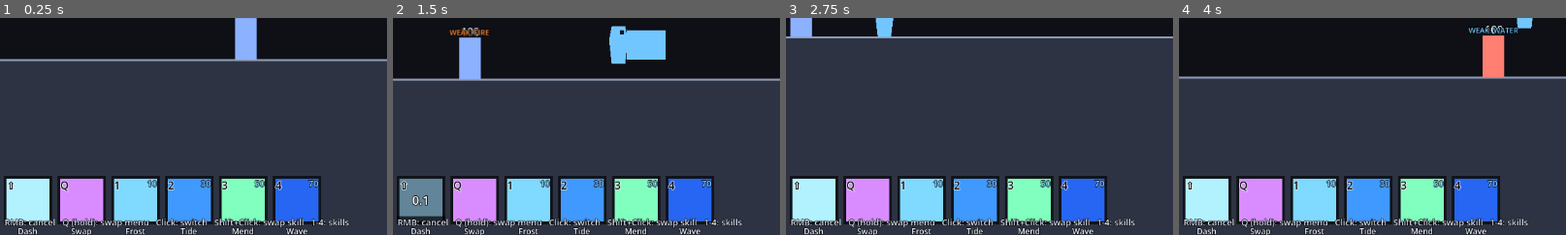
Above: before the commit, frames 1-4 (left to right).
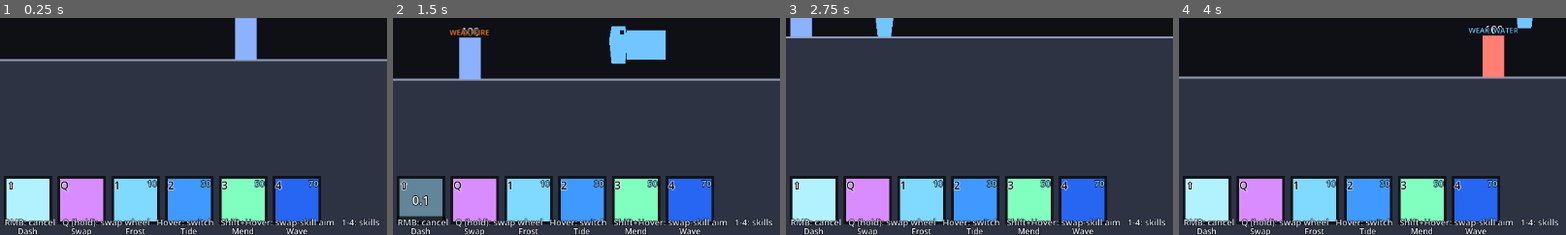
Above: after the commit, the same moments.

Repository: popcaf/achildspiritmechanicedemo
Game: Godot game, scene res://scenes/test_map.tscn
Two runs of this game, one before a commit and one after it. Both use one fixed random seed, a clock stepped at 60 frames per second and the inputs below.
Inputs (mouse positions are % of the whole screen's width and height, from its top left):
- Up to frame 1 (0.25 s): no input
- Up to frame 2 (1.5 s): tap Enter at 0.5 s; move the mouse to (72, 45) at 0.52 s; hold D (move_right) from 0.53 s (still down); click (72, 45) at 0.6 s; tap Space (jump) at 0.77, 1.07 s; tap Shift (dash) at 0.8, 1.35 s; move the mouse to (30, 55) at 1.27 s; click (30, 55) at 1.42 s
- Up to frame 3 (2.75 s): tap Space (jump) at 1.52, 1.55, 1.82, 2.1 s; move the mouse to (60, 28) at 2.02 s; release D (move_right) at 2.03 s; hold A (move_left) from 2.03 s (still down); click (60, 28) at 2.3 s
- Up to frame 4 (4 s): move the mouse to (45, 70) at 2.77 s; release A (move_left) at 2.78 s; hold D (move_right) from 2.78 s (still down); click (45, 70) at 2.85 s; tap Space (jump) at 3.02, 3.32, 3.77, 3.8 s; tap Shift (dash) at 3.05, 3.6 s; move the mouse to (80, 65) at 3.52 s; click (80, 65) at 3.67 s
The pictures show only the part of the screen within x 29-79%, y 50-100%; the shares and areas given below are measured in that part.

The runs differ from the first frame. In frame 1, 1.4% of the frame differs, in the area x 32-98%, y 91-97%; in frame 2, 1.4%; in frame 3, 1.4%; in frame 4, 1.4%.

Commit message:
Version 0.0.3d

Diff:
--- a/scenes/hud.tscn
+++ b/scenes/hud.tscn
@@ -155,7 +155,7 @@
 offset_top = -28.0
 offset_right = 880.0
 offset_bottom = -8.0
-text = "AD: move   Space: jump   ⇧ dash   LMB: attack/cast   RMB: cancel   Q (hold): swap menu   Click: switch   Shift+Click: swap skill   1-4: skills"
+text = "AD: move   Space: jump   ⇧ dash   LMB: attack/cast   RMB: cancel   Q (hold): swap wheel   Hover: switch   Shift+Hover: swap-skill aim   1-4: skills"
 theme_override_colors/font_color = Color(0.85, 0.88, 0.95, 1)
 theme_override_colors/font_outline_color = Color(0, 0, 0, 1)
 theme_override_constants/outline_size = 3
--- a/scripts/player.gd
+++ b/scripts/player.gd
@@ -8,7 +8,6 @@
 const DASH_TIME := 0.18
 const DASH_COOLDOWN := 0.8
 const STANCE_SWAP_COOLDOWN := 2.5
-const STANCE_SWITCH_COOLDOWN := 0.4
 const MANA_PER_HIT := 10
 const STANCE_WATER := 0
 const STANCE_FIRE := 1
@@ -97,6 +96,7 @@
 var skill_cd: Array = []
 var active_stance: StancePlayer
 var pending_skill: int = -1
+var pending_swap_stance: int = -1
 var aiming_active: bool = false
 var stance_nodes: Array = []
 
@@ -128,6 +128,7 @@
 	if swap_aimer:
 		swap_aimer.configure(STANCES, current_stance)
 		swap_aimer.stance_selected.connect(_on_stance_selected)
+		swap_aimer.stance_aim_requested.connect(_on_stance_aim_requested)
 		swap_aimer.swap_cancelled.connect(_on_swap_cancelled)
 	health_changed.emit(health, max_health)
 	mana_changed.emit(mana, max_mana)
@@ -136,7 +137,7 @@
 
 func _process(_delta: float) -> void:
 	if aim_reticle:
-		if aiming_active:
+		if aiming_active or pending_swap_stance != -1:
 			aim_reticle.visible = true
 			aim_reticle.global_position = get_global_mouse_position()
 		else:
@@ -177,11 +178,16 @@
 	if Input.is_action_just_pressed("attack"):
 		if aiming_active:
 			_execute_pending_skill(get_global_mouse_position())
+		elif pending_swap_stance != -1:
+			var stance := pending_swap_stance
+			pending_swap_stance = -1
+			_execute_swap_skill_at(get_global_mouse_position(), stance)
 		elif attack_cd <= 0.0 and dash_time_left <= 0.0 and swap_time_left <= 0.0:
 			_basic_attack()
 
-	if aiming_active and (Input.is_action_just_pressed("ui_cancel") or Input.is_action_just_pressed("cancel_skill")):
+	if (aiming_active or pending_swap_stance != -1) and (Input.is_action_just_pressed("ui_cancel") or Input.is_action_just_pressed("cancel_skill")):
 		_cancel_skill()
+		pending_swap_stance = -1
 
 	if Input.is_action_just_pressed("dash") and dash_cd <= 0.0 and dash_time_left <= 0.0 and swap_time_left <= 0.0:
 		_do_dash()
@@ -249,7 +255,7 @@
 
 
 func _trigger_skill(slot: int) -> void:
-	if pending_skill != -1 or aiming_active or swap_aiming:
+	if pending_skill != -1 or aiming_active or swap_aiming or pending_swap_stance != -1:
 		return
 	if skill_cd[current_stance][slot] > 0.0:
 		return
@@ -466,6 +472,7 @@
 func _open_swap_hud() -> void:
 	if swap_aiming:
 		return
+	pending_swap_stance = -1
 	swap_aiming = true
 	if swap_aimer:
 		swap_aimer.configure(STANCES, current_stance)
@@ -482,14 +489,20 @@
 	get_tree().paused = false
 
 
-func _on_stance_selected(stance_idx: int, use_skill: bool) -> void:
+func _on_stance_selected(stance_idx: int, _use_skill: bool) -> void:
+	# Hover-to-switch: stay in the wheel so the player can keep browsing stances.
+	if stance_idx == current_stance:
+		return
+	_switch_stance(stance_idx)
+	if swap_aimer:
+		swap_aimer.set_current_stance(current_stance)
+
+
+func _on_stance_aim_requested(stance_idx: int) -> void:
+	if stance_idx == current_stance:
+		return
 	_close_swap_hud()
-	if stance_idx == current_stance and not use_skill:
-		return
-	if use_skill:
-		_execute_swap_skill(stance_idx)
-	else:
-		_switch_stance(stance_idx)
+	pending_swap_stance = stance_idx
 
 
 func _on_swap_cancelled() -> void:
@@ -499,15 +512,24 @@
 func _switch_stance(stance_idx: int) -> void:
 	if stance_idx == current_stance:
 		return
-	stance_swap_cd = STANCE_SWITCH_COOLDOWN
 	current_stance = stance_idx
 	_refresh_active_stance()
 	stance_changed.emit(current_stance)
 
 
-func _execute_swap_skill(target_stance: int) -> void:
+func _execute_swap_skill_at(target_pos: Vector2, target_stance: int) -> void:
+	var dir: Vector2 = target_pos - global_position
+	var dist: float = dir.length()
+	if dist > SWAP_TRAVEL_DISTANCE:
+		dist = SWAP_TRAVEL_DISTANCE
 	var travel_dir: Vector2 = Vector2(float(facing), 0.0)
-	var dist: float = SWAP_TRAVEL_DISTANCE
+	if dir.length_squared() > 1.0:
+		travel_dir = dir.normalized()
+
+	if travel_dir.x > 0.1:
+		_set_facing(1)
+	elif travel_dir.x < -0.1:
+		_set_facing(-1)
 
 	swap_velocity = travel_dir * (dist / SWAP_TRAVEL_TIME)
 	swap_time_left = SWAP_TRAVEL_TIME
@@ -675,6 +697,7 @@
 		velocity = Vector2.ZERO
 		global_position = spawn_position
 		pending_skill = -1
+		pending_swap_stance = -1
 		aiming_active = false
 		swap_aiming = false
 		swap_velocity = Vector2.ZERO
--- a/scripts/swap_aimer.gd
+++ b/scripts/swap_aimer.gd
@@ -1,22 +1,25 @@
 extends CanvasLayer
 
 signal stance_selected(stance_idx: int, use_skill: bool)
+signal stance_aim_requested(stance_idx: int)
 signal swap_cancelled
 
-const ICON_RADIUS := 38.0
-const ICON_SPACING := 18.0
-const PANEL_PADDING := 24.0
-const PANEL_TOP_MARGIN := 90.0
+const ICON_RADIUS := 42.0
+const WHEEL_RADIUS := 170.0
+const RING_THICKNESS := 3
+const TITLE_OFFSET := -WHEEL_RADIUS - 70.0
+const HINT_OFFSET := WHEEL_RADIUS + 56.0
 
 var _stances: Array = []
 var _current_stance: int = 0
 var _active: bool = false
+var _hover_idx: int = -1
 
 var _root: Control
-var _panel: Panel
-var _row: HBoxContainer
+var _hub: Control
 var _title: Label
 var _hint: Label
+var _icons: Array = []
 
 
 func _ready() -> void:
@@ -32,115 +35,133 @@
 	_root.mouse_filter = Control.MOUSE_FILTER_IGNORE
 	add_child(_root)
 
-	_panel = Panel.new()
-	_panel.anchor_left = 0.5
-	_panel.anchor_right = 0.5
-	_panel.anchor_top = 0.0
-	_panel.offset_top = PANEL_TOP_MARGIN
-	_panel.offset_bottom = PANEL_TOP_MARGIN + ICON_RADIUS * 2.0 + 90.0
-	_panel.mouse_filter = Control.MOUSE_FILTER_STOP
-	var pstyle := StyleBoxFlat.new()
-	pstyle.bg_color = Color(0.06, 0.07, 0.1, 0.92)
-	pstyle.border_color = Color(0.4, 0.45, 0.55, 1.0)
-	pstyle.set_border_width_all(2)
-	pstyle.set_corner_radius_all(8)
-	pstyle.content_margin_left = PANEL_PADDING
-	pstyle.content_margin_right = PANEL_PADDING
-	pstyle.content_margin_top = 14.0
-	pstyle.content_margin_bottom = 14.0
-	_panel.add_theme_stylebox_override("panel", pstyle)
-	_root.add_child(_panel)
+	# Dim backdrop so the wheel pops while paused.
+	var backdrop := ColorRect.new()
+	backdrop.color = Color(0, 0, 0, 0.45)
+	backdrop.anchor_right = 1.0
+	backdrop.anchor_bottom = 1.0
+	backdrop.mouse_filter = Control.MOUSE_FILTER_IGNORE
+	_root.add_child(backdrop)
+
+	_hub = Control.new()
+	_hub.anchor_left = 0.5
+	_hub.anchor_right = 0.5
+	_hub.anchor_top = 0.5
+	_hub.anchor_bottom = 0.5
+	_hub.mouse_filter = Control.MOUSE_FILTER_IGNORE
+	_root.add_child(_hub)
+
+	var ring := Panel.new()
+	var ring_style := StyleBoxFlat.new()
+	ring_style.bg_color = Color(0, 0, 0, 0)
+	ring_style.border_color = Color(1, 1, 1, 0.18)
+	ring_style.set_border_width_all(2)
+	ring_style.set_corner_radius_all(int(WHEEL_RADIUS) + 6)
+	ring.add_theme_stylebox_override("panel", ring_style)
+	ring.anchor_left = 0.5
+	ring.anchor_right = 0.5
+	ring.anchor_top = 0.5
+	ring.anchor_bottom = 0.5
+	ring.offset_left = -WHEEL_RADIUS - 6.0
+	ring.offset_right = WHEEL_RADIUS + 6.0
+	ring.offset_top = -WHEEL_RADIUS - 6.0
+	ring.offset_bottom = WHEEL_RADIUS + 6.0
+	ring.mouse_filter = Control.MOUSE_FILTER_IGNORE
+	_hub.add_child(ring)
 
 	_title = Label.new()
 	_title.text = "SWAP STANCE"
 	_title.horizontal_alignment = HORIZONTAL_ALIGNMENT_CENTER
-	_title.anchor_left = 0.0
-	_title.anchor_right = 1.0
-	_title.offset_top = 8.0
-	_title.offset_bottom = 30.0
+	_title.anchor_left = 0.5
+	_title.anchor_right = 0.5
+	_title.offset_left = -160.0
+	_title.offset_right = 160.0
+	_title.offset_top = TITLE_OFFSET
+	_title.offset_bottom = TITLE_OFFSET + 22.0
 	_title.add_theme_color_override("font_color", Color(0.95, 0.92, 0.7, 1))
 	_title.add_theme_color_override("font_outline_color", Color(0, 0, 0, 1))
-	_title.add_theme_constant_override("outline_size", 3)
-	_title.add_theme_font_size_override("font_size", 14)
+	_title.add_theme_constant_override("outline_size", 4)
+	_title.add_theme_font_size_override("font_size", 16)
 	_title.mouse_filter = Control.MOUSE_FILTER_IGNORE
-	_panel.add_child(_title)
-
-	_row = HBoxContainer.new()
-	_row.anchor_left = 0.0
-	_row.anchor_right = 1.0
-	_row.anchor_top = 0.0
-	_row.offset_top = 32.0
-	_row.offset_bottom = 32.0 + ICON_RADIUS * 2.0 + 26.0
-	_row.add_theme_constant_override("separation", int(ICON_SPACING))
-	_row.alignment = BoxContainer.ALIGNMENT_CENTER
-	_row.mouse_filter = Control.MOUSE_FILTER_PASS
-	_panel.add_child(_row)
+	_hub.add_child(_title)
 
 	_hint = Label.new()
-	_hint.text = "Click: switch    Shift+Click: swap skill    RMB / Esc: cancel"
+	_hint.text = "Hover: switch    Shift+Hover: swap-skill aim    RMB / Esc: cancel"
 	_hint.horizontal_alignment = HORIZONTAL_ALIGNMENT_CENTER
-	_hint.anchor_left = 0.0
-	_hint.anchor_right = 1.0
-	_hint.anchor_bottom = 1.0
-	_hint.offset_top = -24.0
-	_hint.offset_bottom = -6.0
+	_hint.anchor_left = 0.5
+	_hint.anchor_right = 0.5
+	_hint.offset_left = -260.0
+	_hint.offset_right = 260.0
+	_hint.offset_top = HINT_OFFSET
+	_hint.offset_bottom = HINT_OFFSET + 20.0
 	_hint.add_theme_color_override("font_color", Color(0.8, 0.85, 0.95, 1))
 	_hint.add_theme_color_override("font_outline_color", Color(0, 0, 0, 1))
 	_hint.add_theme_constant_override("outline_size", 3)
-	_hint.add_theme_font_size_override("font_size", 12)
+	_hint.add_theme_font_size_override("font_size", 13)
 	_hint.mouse_filter = Control.MOUSE_FILTER_IGNORE
-	_panel.add_child(_hint)
+	_hub.add_child(_hint)
 
 
 func configure(stances: Array, current_stance: int) -> void:
 	_stances = stances
 	_current_stance = current_stance
 	_rebuild_icons()
-	_resize_panel()
 
 
 func start_aiming() -> void:
 	visible = true
 	_active = true
-	_refresh_highlight()
+	_hover_idx = -1
+	_refresh_icon_states()
 
 
 func stop_aiming() -> void:
 	visible = false
 	_active = false
+	_hover_idx = -1
 
 
 func set_current_stance(stance_idx: int) -> void:
 	_current_stance = stance_idx
 	if _active:
-		_refresh_highlight()
-
-
-func _resize_panel() -> void:
-	var icon_w: float = ICON_RADIUS * 2.0 + 8.0
-	var n: int = maxi(1, _stances.size())
-	var width: float = float(n) * icon_w + float(n - 1) * ICON_SPACING + PANEL_PADDING * 2.0
-	width = maxf(width, 360.0)
-	_panel.offset_left = -width / 2.0
-	_panel.offset_right = width / 2.0
+		_refresh_icon_states()
 
 
 func _rebuild_icons() -> void:
-	for c in _row.get_children():
-		c.queue_free()
-	for i in range(_stances.size()):
+	for icon in _icons:
+		if is_instance_valid(icon):
+			icon.queue_free()
+	_icons.clear()
+
+	var n: int = _stances.size()
+	for i in range(n):
 		var data: Dictionary = _stances[i]
-		_row.add_child(_make_icon(i, data))
-
-
-func _make_icon(idx: int, data: Dictionary) -> Control:
+		var icon := _make_icon(i, data, n)
+		_icons.append(icon)
+		_hub.add_child(icon)
+	_refresh_icon_states()
+
+
+func _make_icon(idx: int, data: Dictionary, total: int) -> Button:
+	var angle: float = float(idx) * TAU / float(total) - TAU / 4.0
+	var ox: float = cos(angle) * WHEEL_RADIUS
+	var oy: float = sin(angle) * WHEEL_RADIUS
+
 	var btn := Button.new()
-	btn.custom_minimum_size = Vector2(ICON_RADIUS * 2.0 + 8.0, ICON_RADIUS * 2.0 + 26.0)
 	btn.flat = true
 	btn.focus_mode = Control.FOCUS_NONE
 	btn.mouse_default_cursor_shape = Control.CURSOR_POINTING_HAND
 	btn.set_meta("stance_idx", idx)
-	btn.pressed.connect(_on_icon_pressed.bind(idx))
+	btn.anchor_left = 0.5
+	btn.anchor_right = 0.5
+	btn.anchor_top = 0.5
+	btn.anchor_bottom = 0.5
+	btn.offset_left = ox - ICON_RADIUS - 4.0
+	btn.offset_right = ox + ICON_RADIUS + 4.0
+	btn.offset_top = oy - ICON_RADIUS - 4.0
+	btn.offset_bottom = oy + ICON_RADIUS + 26.0
+	btn.mouse_entered.connect(_on_icon_mouse_entered.bind(idx))
+	btn.mouse_exited.connect(_on_icon_mouse_exited.bind(idx))
 
 	var color: Color = data.get("color", Color.WHITE)
 
@@ -156,13 +177,14 @@
 	disc.offset_top = 4.0
 	disc.offset_bottom = ICON_RADIUS * 2.0 + 4.0
 	disc.mouse_filter = Control.MOUSE_FILTER_IGNORE
+	disc.name = "Disc"
 	btn.add_child(disc)
 
 	var ring := Panel.new()
 	var ring_style := StyleBoxFlat.new()
 	ring_style.bg_color = Color(0, 0, 0, 0)
-	ring_style.border_color = Color(1, 1, 1, 0.6)
-	ring_style.set_border_width_all(3)
+	ring_style.border_color = Color(1, 1, 1, 0.55)
+	ring_style.set_border_width_all(RING_THICKNESS)
 	ring_style.set_corner_radius_all(int(ICON_RADIUS) + 4)
 	ring.add_theme_stylebox_override("panel", ring_style)
 	ring.anchor_left = 0.5
@@ -189,33 +211,52 @@
 	label.add_theme_constant_override("outline_size", 3)
 	label.add_theme_font_size_override("font_size", 13)
 	label.mouse_filter = Control.MOUSE_FILTER_IGNORE
+	label.name = "Label"
 	btn.add_child(label)
 
 	return btn
 
 
-func _refresh_highlight() -> void:
-	for child in _row.get_children():
-		var idx: int = int(child.get_meta("stance_idx", -1))
-		var ring: Panel = child.get_node_or_null("Ring")
-		if ring == null:
+func _refresh_icon_states() -> void:
+	for icon in _icons:
+		if not is_instance_valid(icon):
 			continue
-		var style: StyleBoxFlat = ring.get_theme_stylebox("panel")
-		if style == null:
-			continue
-		if idx == _current_stance:
-			style.border_color = Color(1.0, 0.95, 0.45, 1.0)
-			child.modulate = Color(1.15, 1.15, 1.15, 1.0)
+		var idx: int = int(icon.get_meta("stance_idx", -1))
+		var is_current: bool = idx == _current_stance
+		icon.disabled = is_current
+		icon.mouse_default_cursor_shape = (
+			Control.CURSOR_FORBIDDEN if is_current else Control.CURSOR_POINTING_HAND
+		)
+
+		var ring: Panel = icon.get_node_or_null("Ring")
+		if ring:
+			var rs: StyleBoxFlat = ring.get_theme_stylebox("panel")
+			if rs:
+				rs.border_color = (
+					Color(1.0, 0.95, 0.45, 1.0) if is_current else Color(1, 1, 1, 0.55)
+				)
+
+		if is_current:
+			icon.modulate = Color(0.6, 0.6, 0.65, 0.65)
 		else:
-			style.border_color = Color(1, 1, 1, 0.55)
-			child.modulate = Color(0.85, 0.85, 0.85, 0.95)
-
-
-func _on_icon_pressed(idx: int) -> void:
+			icon.modulate = Color(1.0, 1.0, 1.0, 1.0)
+
+
+func _on_icon_mouse_entered(idx: int) -> void:
 	if not _active:
 		return
-	var use_skill: bool = Input.is_key_pressed(KEY_SHIFT)
-	stance_selected.emit(idx, use_skill)
+	if idx == _current_stance:
+		return
+	_hover_idx = idx
+	if Input.is_key_pressed(KEY_SHIFT):
+		stance_aim_requested.emit(idx)
+	else:
+		stance_selected.emit(idx, false)
+
+
+func _on_icon_mouse_exited(idx: int) -> void:
+	if _hover_idx == idx:
+		_hover_idx = -1
 
 
 func _input(event: InputEvent) -> void:
@@ -229,3 +270,8 @@
 		return
 	if event is InputEventMouseButton and event.pressed and event.button_index == MOUSE_BUTTON_RIGHT:
 		swap_cancelled.emit()
+		return
+	# Shift pressed while already hovering an icon → start swap-skill aim for that stance.
+	if event is InputEventKey and event.pressed and not event.echo:
+		if event.keycode == KEY_SHIFT and _hover_idx != -1 and _hover_idx != _current_stance:
+			stance_aim_requested.emit(_hover_idx)
